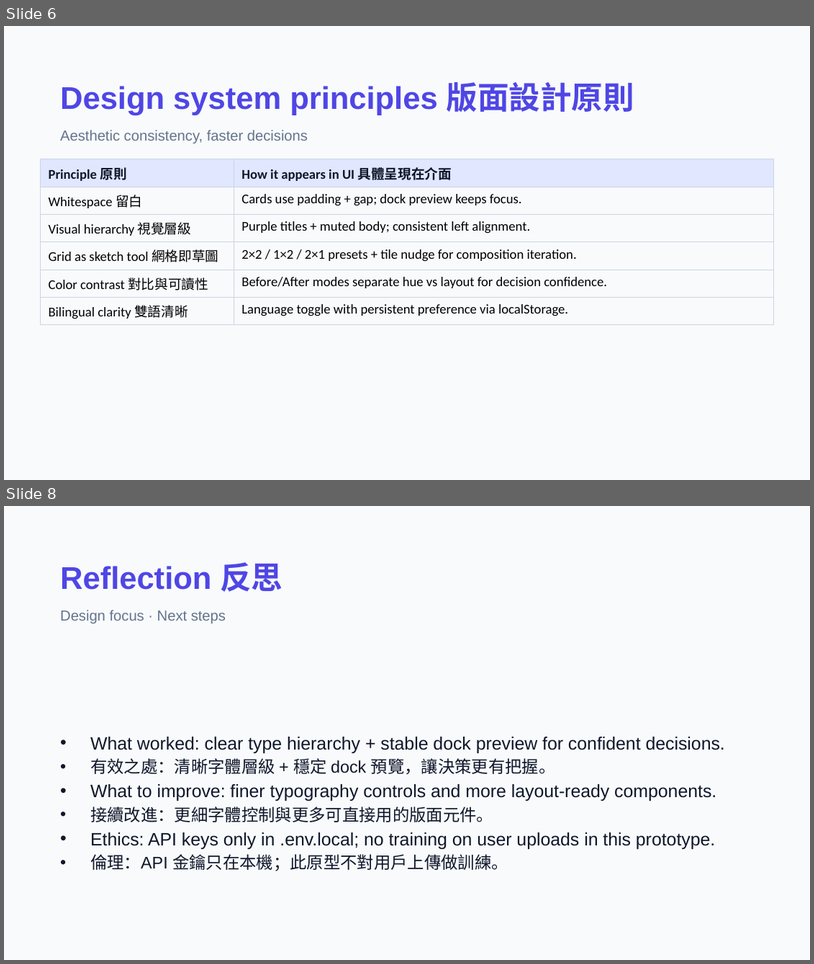
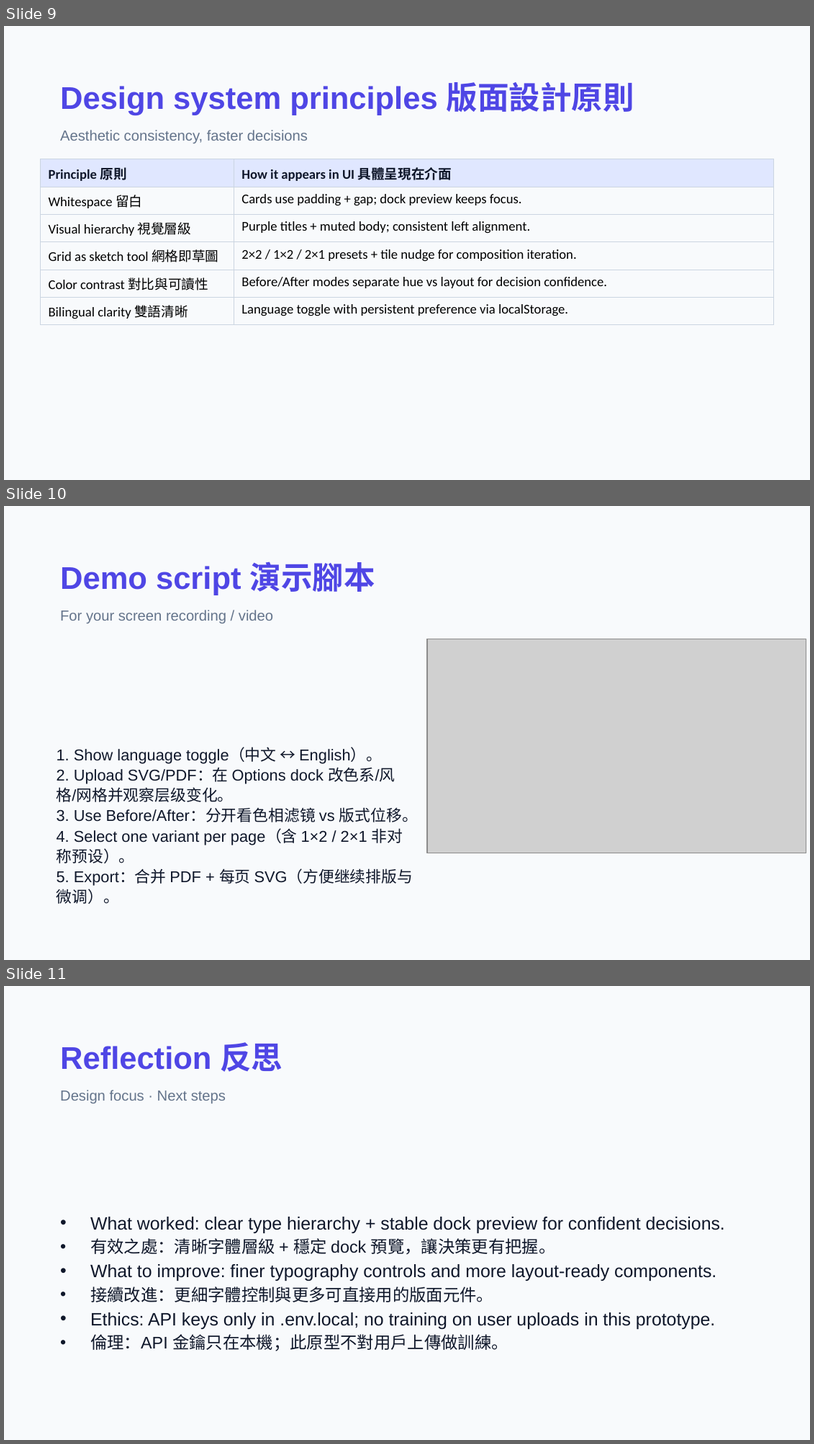
Before and after one commit to macaumonsoon/Portfolio-ReStyle-AI, a slide deck: presentation/Portfolio-ReStyle-AI-Design-Deck.pptx. Shown one above the other, each under a label of ours: slides 6 and 8 before the commit, slides 9, 10 and 11 after it; the slides between them are not shown. The pictures are 814x964 and 814x1444 pixels, drawn with LibreOffice and Linux fonts; fonts in the diff are those of the drawing; grey boxes stand for pictures. Boxes give left, top, right and bottom in pixels: in the first picture for what was removed or moved away, otherwise in the second. Text is boxed around its words. In the diff, an @@ line names an element or a change of style, - is before the commit and + after.

```diff
--- a/presentation/Portfolio-ReStyle-AI-Design-Deck.pptx
+++ b/presentation/Portfolio-ReStyle-AI-Design-Deck.pptx
@@ slide 10 added at (4,506,810,960), background #F8FAFC @@
@@ text added at (60,561,376,595), 28 pt, text #4F46E5, bold @@
+Demo script 演示腳本
@@ text added at (60,610,273,623), 13 pt, text #64748B @@
+For your screen recording / video
@@ picture added at (427,639,806,853) @@
@@ text added at (57,748,418,903), 14 pt, text #0F172A @@
+1. Show language toggle（中文 ↔ English）。
+2. Upload SVG/PDF：在 Options dock 改色系/风格/网格并观察层级变化。
+3. Use Before/After：分开看色相滤镜 vs 版式位移。
+4. Select one variant per page（含 1×2 / 2×1 非对称预设）。
+5. Export：合并 PDF + 每页 SVG（方便继续排版与微调）。
@@ what was slide 6 is now slide 9 @@
@@ what was slide 8 is now slide 11 @@
```
Also in this commit, not shown: 4 other slides added, 2 slides removed, 6 other files.
